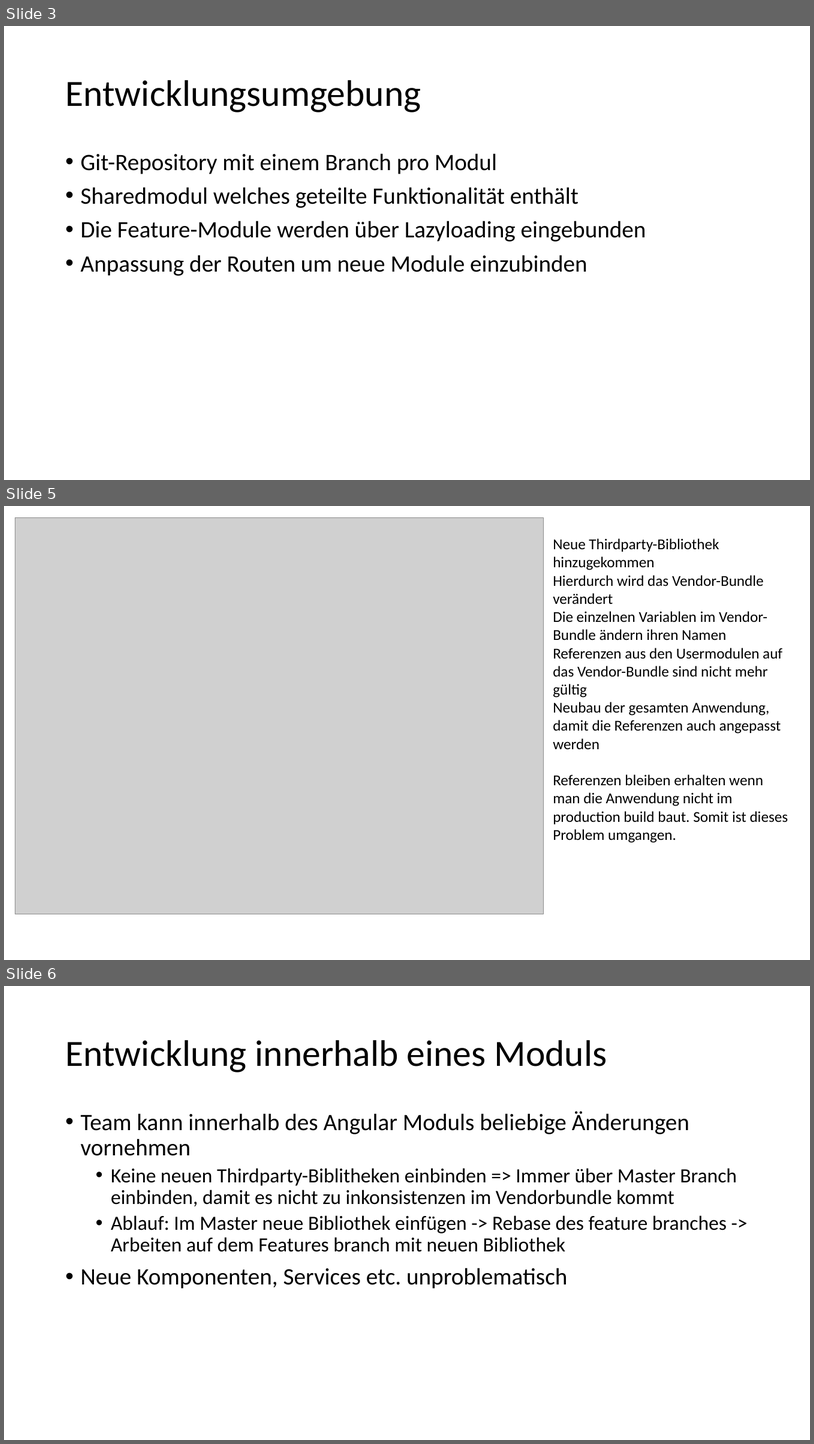
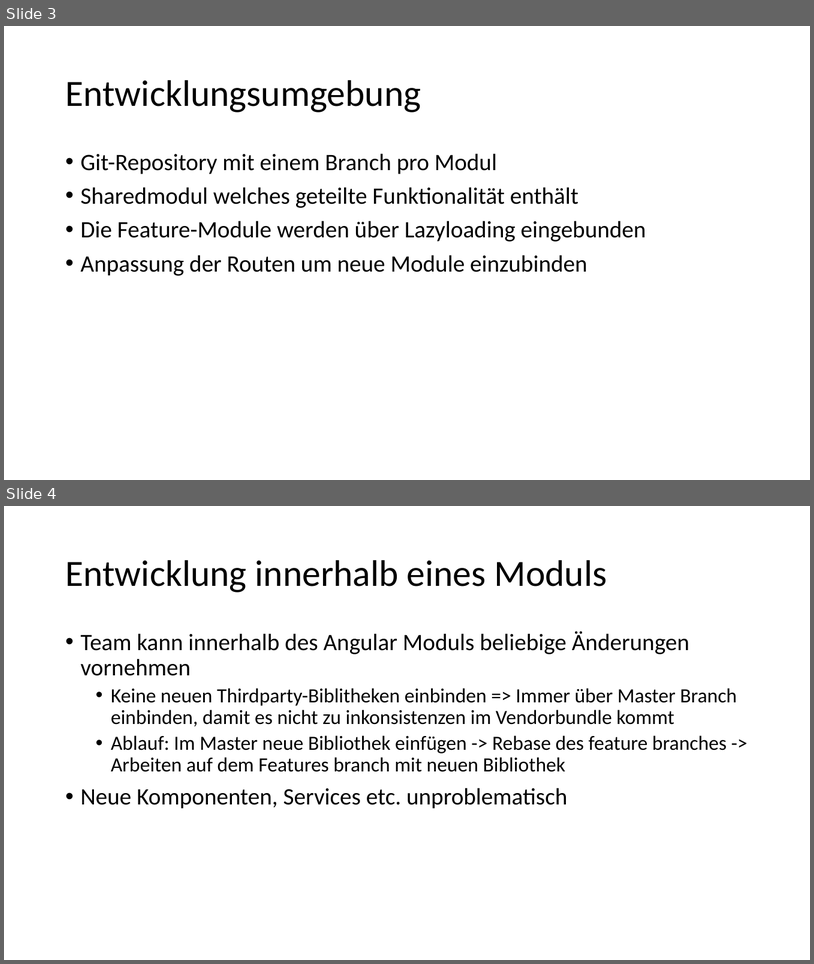
Before and after one commit to EnnoLohmann/AngularChunkReplacement, a slide deck: ChunkReplacement.pptx. Shown one above the other, each under a label of ours: slides 3, 5 and 6 before the commit, slides 3 and 4 after it; the slides between them are not shown. The pictures are 814x1444 and 814x964 pixels, drawn with LibreOffice and Linux fonts; fonts in the diff are those of the drawing; grey boxes stand for pictures. Boxes give left, top, right and bottom in pixels: in the first picture for what was removed or moved away, otherwise in the second. Text is boxed around its words. In the diff, an @@ line names an element or a change of style, - is before the commit and + after.

```diff
--- a/ChunkReplacement.pptx
+++ b/ChunkReplacement.pptx
@@ slide 5 removed at (4, 506, 810, 960), background #FFFFFF @@
@@ picture removed at (15, 518, 543, 915) @@
@@ text removed at (553, 538, 789, 843) @@
-Neue Thirdparty-Bibliothek hinzugekommen
-Hierdurch wird das Vendor-Bundle verändert
-Die einzelnen Variablen im Vendor-Bundle ändern ihren Namen
-Referenzen aus den Usermodulen auf das Vendor-Bundle sind nicht mehr gültig
-Neubau der gesamten Anwendung, damit die Referenzen auch angepasst werden
-Referenzen bleiben erhalten wenn man die Anwendung nicht im production build baut. Somit ist dieses Problem umgangen.
@@ what was slide 6 is now slide 4 @@
```
Also in this commit, not shown: 7 slides changed, 4 slides added, 4 other slides removed.
